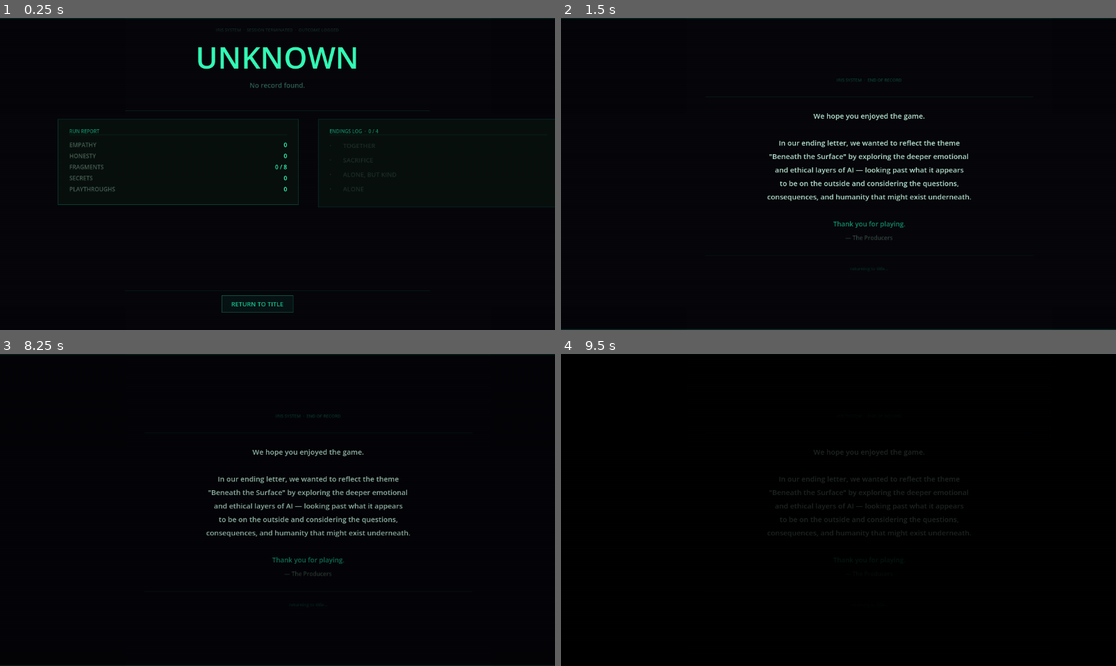
Above: before the commit, frames 1-4 (two rows, left to right).
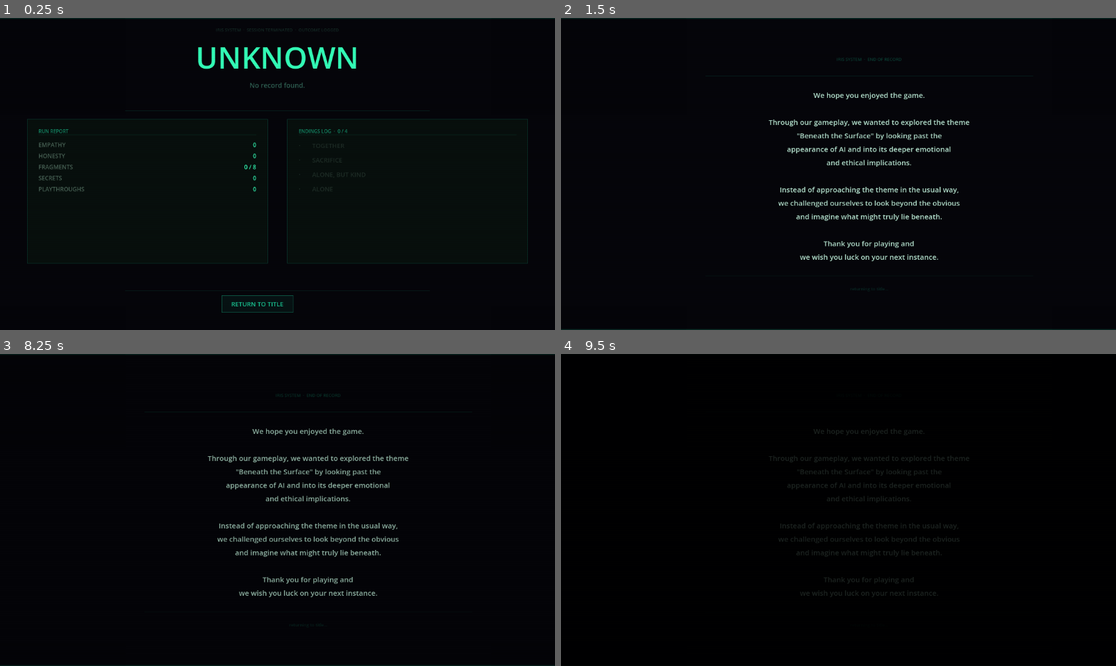
Above: after the commit, the same moments.

Repository: RLblueline/last-instance-ember
Game: Godot game, scene res://scenes/ui/EndingScreen.tscn
Same seed, same stepped clock (60 frames per second), same inputs: the game is played once before the commit and once after it. This scene is started directly instead of the project's main scene.
Inputs (mouse positions are in pixels of both pictures, inside the frame that each line leads up to):
- Up to frame 1 (0.25 s): no input
- Up to frame 2 (1.5 s): tap Enter (ui_accept) at 0.5, 0.77 s; move the mouse to (960, 158) at 0.52 s; hold Right 0.53-1.25 s; tap E at 0.6 s; click (960, 158) at 0.67 s; click "RETURN TO TITLE" at 1.25 s
- Up to frame 3 (8.25 s): tap Enter (ui_accept) at 2, 2.75, 3.5, 4.25, 4.52, 5, 7.52 s; drag from (166, 525) to (249, 572) at 2.02 s; move the mouse to (333, 441) at 2.77 s; hold Right 2.78-3.5 s; tap X at 2.85, 7.35 s; click (333, 441) at 2.92 s; drag from (249, 572) to (111, 463) at 3.52 s; move the mouse to (444, 556) at 4.27 s; hold Left 4.28-5 s; tap Z at 4.35 s; click (444, 556) at 4.42 s; drag from (111, 463) to (194, 432) at 5.02 s; move the mouse to (305, 510) at 5.77 s; hold Down 5.78-6.5 s; tap E at 5.85 s; click (305, 510) at 5.92 s; drag from (194, 432) to (166, 525) at 6.52 s; move the mouse to (399, 494) at 7.27 s; hold Up 7.28-8 s; click (399, 494) at 7.42 s; drag from (166, 525) to (249, 572) at 8.02 s
- Up to frame 4 (9.5 s): move the mouse to (894, 441) at 8.77 s; hold Down from 8.78 s (still down); tap Z at 8.85 s; click (894, 441) at 8.92 s

The runs differ from the first frame. In frame 1, 1.2% of the frame differs, in the area x 4-100%, y 32-79%; in frame 2, 4.5%, in the area x 37-74%, y 12-88%; in frame 3, 4.3%; in frame 4, 1.4%.

Commit message:
death screen and end screen additions

Diff:
--- a/scenes/overworld/Player.gd
+++ b/scenes/overworld/Player.gd
@@ -15,7 +15,7 @@
 
 func _setup_animations() -> void:
 	var texture := preload("res://Assets/Sprite Frames (1).png") as Texture2D
-	var frame_w := texture.get_width()  / 6  # 6 columns
+	var frame_w := int(texture.get_width())  / 6  # 6 columns
 	var frame_h := int(texture.get_height() / 3.5)  # 3 rows
 
 	var frames := SpriteFrames.new()
--- a/scenes/rooms/Room.gd
+++ b/scenes/rooms/Room.gd
@@ -211,7 +211,7 @@
 	var nr := next_room
 	var _cb := func(body: Node) -> void:
 		if body is Player:
-			transition_requested.emit(nr)
+			transition_requested.emit.call_deferred(nr)
 	area.body_entered.connect(_cb)
 
 # ── Helpers: room name label ──────────────────────────────────────────────────
@@ -533,7 +533,7 @@
 	lev_zone.interacted.connect(_lev_cb)
 
 ## Ambient point light — creates a PointLight2D with a radial gradient texture.
-func _point_light(pos: Vector2, color: Color, energy: float = 1.0, scale: float = 1.5) -> PointLight2D:
+func _point_light(pos: Vector2, color: Color, energy: float = 1.0, light_scale: float = 1.5) -> PointLight2D:
 	var grad := Gradient.new()
 	grad.set_color(0, Color(1.0, 1.0, 1.0, 1.0))
 	grad.set_color(1, Color(0.0, 0.0, 0.0, 0.0))
@@ -544,7 +544,7 @@
 	tex.gradient = grad
 	var light := PointLight2D.new()
 	light.texture       = tex
-	light.texture_scale = scale
+	light.texture_scale = light_scale
 	light.energy        = energy
 	light.color         = color
 	light.position      = pos
--- a/scenes/ui/CreditsScreen.gd
+++ b/scenes/ui/CreditsScreen.gd
@@ -82,8 +82,8 @@
 	vbox.anchor_bottom = 0.5
 	vbox.anchor_left   = 0.0
 	vbox.anchor_right  = 1.0
-	vbox.offset_top    = -160.0
-	vbox.offset_bottom =  160.0
+	vbox.offset_top    = -220.0
+	vbox.offset_bottom =  220.0
 	vbox.offset_left   = 0.0
 	vbox.offset_right  = 0.0
 	card.add_child(vbox)
@@ -107,11 +107,15 @@
 	var body := Label.new()
 	body.text = (
 		"We hope you enjoyed the game.\n\n"
-		+ "In our ending letter, we wanted to reflect the theme\n"
-		+ "\"Beneath the Surface\" by exploring the deeper emotional\n"
-		+ "and ethical layers of AI — looking past what it appears\n"
-		+ "to be on the outside and considering the questions,\n"
-		+ "consequences, and humanity that might exist underneath."
+		+ "Through our gameplay, we wanted to explored the theme\n"
+		+ "\"Beneath the Surface\" by looking past the\n"
+		+ "appearance of AI and into its deeper emotional\n"
+		+ "and ethical implications.\n\n"
+		+ "Instead of approaching the theme in the usual way,\n"
+		+ "we challenged ourselves to look beyond the obvious\n"
+		+ "and imagine what might truly lie beneath.\n\n"
+		+ "Thank you for playing and\n"
+		+ "we wish you luck on your next instance."
 	)
 	body.add_theme_color_override("font_color", _C_TEXT)
 	body.add_theme_font_size_override("font_size", 15)
@@ -119,25 +123,6 @@
 	body.horizontal_alignment = HORIZONTAL_ALIGNMENT_CENTER
 	body.autowrap_mode = TextServer.AUTOWRAP_OFF
 	vbox.add_child(body)
-
-	_gap(vbox, 36.0)
-
-	# Attribution
-	var attr := Label.new()
-	attr.text = "Thank you for playing."
-	attr.add_theme_color_override("font_color", Color(_C_ACCENT.r, _C_ACCENT.g, _C_ACCENT.b, 0.70))
-	attr.add_theme_font_size_override("font_size", 14)
-	attr.horizontal_alignment = HORIZONTAL_ALIGNMENT_CENTER
-	vbox.add_child(attr)
-
-	_gap(vbox, 10.0)
-
-	var sig := Label.new()
-	sig.text = "— The Producers"
-	sig.add_theme_color_override("font_color", Color(_C_MUTED.r, _C_MUTED.g, _C_MUTED.b, 0.70))
-	sig.add_theme_font_size_override("font_size", 12)
-	sig.horizontal_alignment = HORIZONTAL_ALIGNMENT_CENTER
-	vbox.add_child(sig)
 
 	_gap(vbox, 28.0)
 
--- a/scenes/ui/EndingScreen.gd
+++ b/scenes/ui/EndingScreen.gd
@@ -93,9 +93,19 @@
 	sep.offset_right  = -260
 	parent.add_child(sep)
 
-	# ── Two-column panels ─────────────────────────────────────────────────
-	_build_stats_panel(parent)
-	_build_endings_panel(parent)
+	# ── Two-column panels (centred) ───────────────────────────────────────
+	var hbox := HBoxContainer.new()
+	hbox.alignment = BoxContainer.ALIGNMENT_CENTER
+	hbox.add_theme_constant_override("separation", 40)
+	hbox.anchor_left   = 0.0
+	hbox.anchor_right  = 1.0
+	hbox.anchor_top    = 0.0
+	hbox.anchor_bottom = 0.0
+	hbox.offset_top    = 210
+	hbox.offset_bottom = 510
+	parent.add_child(hbox)
+	_build_stats_panel(hbox)
+	_build_endings_panel(hbox)
 
 	# ── Bottom separator ──────────────────────────────────────────────────
 	var sep2 := ColorRect.new()
@@ -122,7 +132,7 @@
 # ── Run stats panel (left) ────────────────────────────────────────────────
 
 func _build_stats_panel(parent: Control) -> void:
-	var panel := _make_panel(parent, "RUN REPORT", 120.0, 210.0, 500.0)
+	var panel := _make_panel(parent, "RUN REPORT", 500.0)
 
 	var rows: Array = [
 		["EMPATHY",    str(GameState.last_run_empathy)],
@@ -165,7 +175,7 @@
 	var achieved := GameState.endings_achieved
 	var count    := achieved.size()
 
-	var panel := _make_panel(parent, "ENDINGS LOG  ·  %d / 4" % count, 660.0, 210.0, 500.0)
+	var panel := _make_panel(parent, "ENDINGS LOG  ·  %d / 4" % count, 500.0)
 
 	for eid in ENDING_ORDER:
 		var einfo: Array = ENDING_INFO.get(eid, [eid, ""])
@@ -208,9 +218,8 @@
 # ── Helpers ───────────────────────────────────────────────────────────────
 
 ## Creates a panel at the given x position. Returns inner VBoxContainer.
-func _make_panel(parent: Control, header: String, x: float, y: float, w: float) -> VBoxContainer:
+func _make_panel(parent: Control, header: String, w: float) -> VBoxContainer:
 	var panel := PanelContainer.new()
-	panel.position           = Vector2(x, y)
 	panel.custom_minimum_size = Vector2(w, 0.0)
 
 	var sb := StyleBoxFlat.new()
--- a/scenes/world/GameWorld.gd
+++ b/scenes/world/GameWorld.gd
@@ -199,15 +199,79 @@
 func _on_player_damaged() -> void:
 	_screen_flash(Color(0.75, 0.0, 0.0, 0.50), 0.30)
 	if GameState.lives <= 0:
-		_screen_flash(Color(0.0, 0.0, 0.0, 0.85), 0.60)
-		await get_tree().create_timer(0.65).timeout
-		GameState.reset()
-		get_tree().change_scene_to_file("res://scenes/ui/TitleScreen.tscn")
+		_show_death_screen()
 		return
 	if GameState.lives == 1 and not _low_health_warned:
 		_low_health_warned = true
 		await get_tree().create_timer(0.5).timeout
 		_dialogue_box.present(IRISData.IRIS_LOW_HEALTH, "IRIS")
+
+func _show_death_screen() -> void:
+	_lock_count = 999
+	_player.set_movement_enabled(false)
+
+	const C_RED   := Color(0.85, 0.12, 0.12)
+	const C_DARK  := Color(0.40, 0.10, 0.10)
+
+	var cl := CanvasLayer.new()
+	cl.layer = 20
+	add_child(cl)
+
+	var bg := ColorRect.new()
+	bg.color = Color(0.0, 0.0, 0.0, 0.0)
+	bg.set_anchors_and_offsets_preset(Control.PRESET_FULL_RECT)
+	bg.mouse_filter = Control.MOUSE_FILTER_IGNORE
+	cl.add_child(bg)
+
+	var root := Control.new()
+	root.set_anchors_and_offsets_preset(Control.PRESET_FULL_RECT)
+	cl.add_child(root)
+
+	var title := Label.new()
+	title.text = "SYSTEM TERMINATED"
+	title.add_theme_color_override("font_color", C_RED)
+	title.add_theme_font_size_override("font_size", 48)
+	title.horizontal_alignment = HORIZONTAL_ALIGNMENT_CENTER
+	title.anchor_left = 0.0; title.anchor_right  = 1.0
+	title.anchor_top  = 0.0; title.anchor_bottom = 0.0
+	title.offset_top  = 210; title.offset_bottom = 270
+	title.modulate.a  = 0.0
+	root.add_child(title)
+
+	var sub := Label.new()
+	sub.text = "iris.exe has stopped running"
+	sub.add_theme_color_override("font_color", C_DARK)
+	sub.add_theme_font_size_override("font_size", 14)
+	sub.horizontal_alignment = HORIZONTAL_ALIGNMENT_CENTER
+	sub.anchor_left = 0.0; sub.anchor_right  = 1.0
+	sub.anchor_top  = 0.0; sub.anchor_bottom = 0.0
+	sub.offset_top  = 278; sub.offset_bottom = 300
+	sub.modulate.a  = 0.0
+	root.add_child(sub)
+
+	var hint := Label.new()
+	hint.text = "returning to title…"
+	hint.add_theme_color_override("font_color", Color(C_DARK.r, C_DARK.g, C_DARK.b, 0.55))
+	hint.add_theme_font_size_override("font_size", 10)
+	hint.horizontal_alignment = HORIZONTAL_ALIGNMENT_CENTER
+	hint.anchor_left = 0.0; hint.anchor_right  = 1.0
+	hint.anchor_top  = 0.0; hint.anchor_bottom = 0.0
+	hint.offset_top  = 350; hint.offset_bottom = 368
+	hint.modulate.a  = 0.0
+	root.add_child(hint)
+
+	var tween := create_tween()
+	tween.tween_property(bg,    "color:a",     1.0, 0.9)
+	tween.parallel().tween_property(title, "modulate:a", 1.0, 0.9)
+	tween.tween_interval(0.4)
+	tween.tween_property(sub,   "modulate:a",  1.0, 0.5)
+	tween.tween_interval(0.3)
+	tween.tween_property(hint,  "modulate:a",  1.0, 0.4)
+	tween.tween_interval(2.2)
+	tween.tween_callback(func() -> void:
+		GameState.reset()
+		get_tree().change_scene_to_file("res://scenes/ui/TitleScreen.tscn")
+	)
 
 func _screen_flash(color: Color, duration: float) -> void:
 	var cl := CanvasLayer.new()
